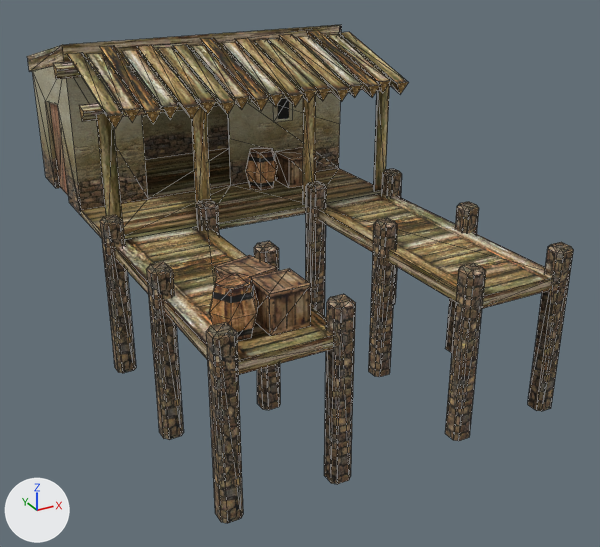
One commit to the COLLADA model client/art/meshes/structural/iber_dock.dae: the scene before it, then after it.
One viewpoint serves both versions: a camera (50 mm lens) standing at (-0.396, -0.819, 0.349) and looking at (0.025, -0.055, -0.033). Lighting does not change. The marker at lower left points along +X, +Y and +Z. Mesh edges are drawn as thin lines. Where no turn or scale is listed for an object, it has been applied to the vertices.

Names of what the first picture shows: 'dock'.
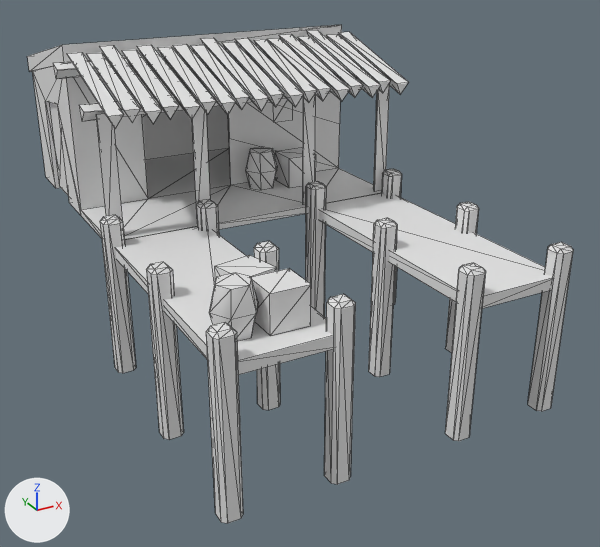
Edits to the scene script, one JSON object a line:
```json
{"block": "me_dockmesh", "where": "me_dockmesh.from_pydata(...)  # 525 vertices, 726 faces; spans x -0.28..0.096, y -0.414..0.195, z -0.241..0.094"}
{"op": "remove", "block": "me_dockmesh", "code": "me_dockmesh.materials.append(mat_01___default)  # picture img_iber_struct_dds"}
```

What differs and where, as boxes (x1, y1, x2, y2) in the pictures (600 x 547 px):
```json
{"object": "dock", "change": "recoloured", "before": [27, 25, 573, 523], "after": [27, 25, 573, 523], "on screen": "brown to grey"}
```
